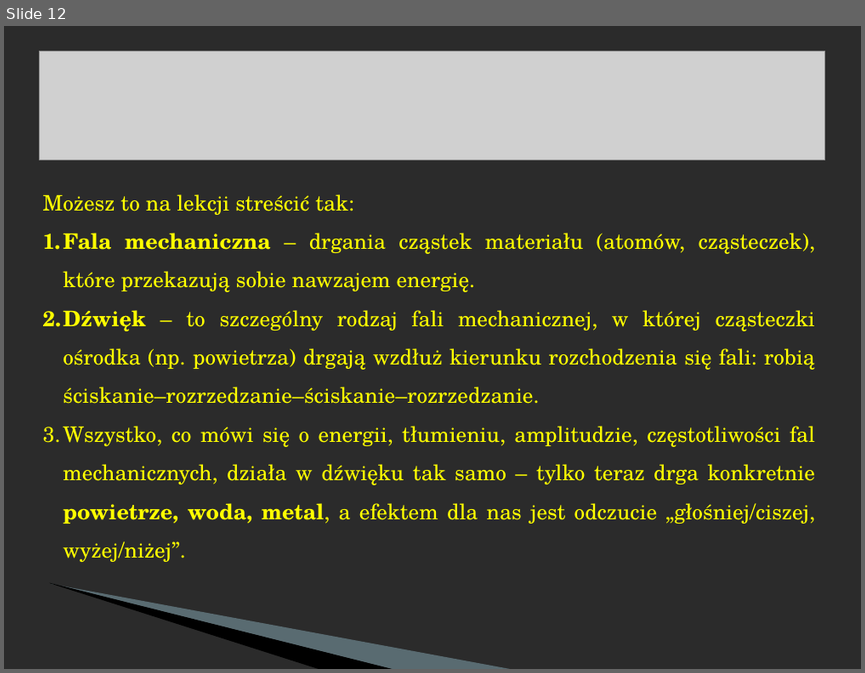
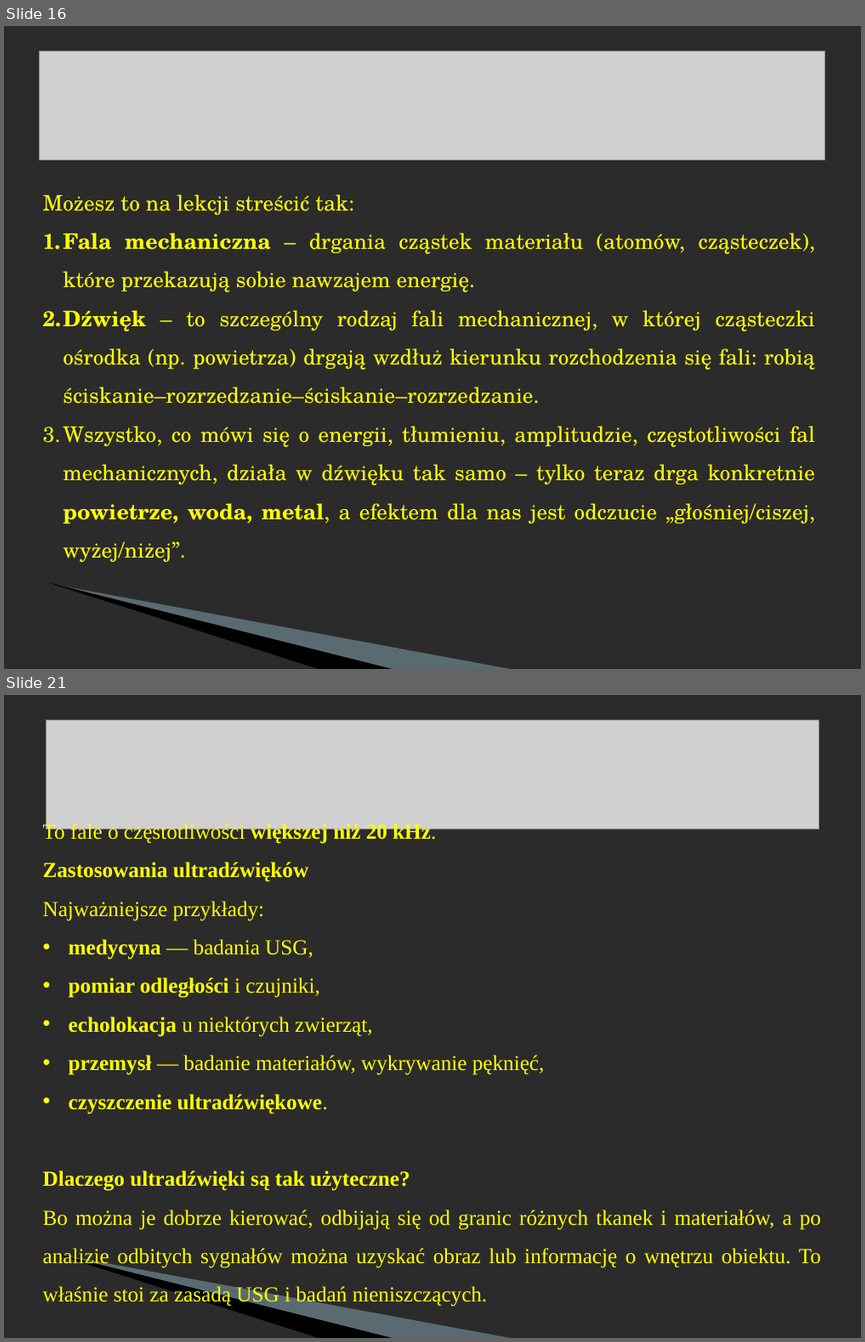
Before and after one commit to MichalMus/Fizyka-w-szkole, a slide deck: 4.Drgania i fale/4.FALE DŹWIĘKOWE – SZCZEGÓLNY PRZYPADEK FALI MECHANICZNEJ.ppt. Shown one above the other, each under a label of ours: slide 12 before the commit, slides 16 and 21 after it; the slides between them are not shown. The pictures are 865x673 and 865x1342 pixels, drawn with LibreOffice and Linux fonts; fonts in the diff are those of the drawing; grey boxes stand for pictures; background and template pictures are left out; a plain dark background stands for a picture behind light text. Boxes give left, top, right and bottom in pixels: in the first picture for what was removed or moved away, otherwise in the second. Text is boxed around its words. In the diff, an @@ line names an element or a change of style, - is before the commit and + after.

```diff
--- a/4.Drgania i fale/4.FALE DŹWIĘKOWE – SZCZEGÓLNY PRZYPADEK FALI MECHANICZNEJ.ppt
+++ b/4.Drgania i fale/4.FALE DŹWIĘKOWE – SZCZEGÓLNY PRZYPADEK FALI MECHANICZNEJ.ppt
@@ slide 21 added at (4, 695, 861, 1338), background picture (left out); not listed: 2 template elements that a slide beside it also shows @@
@@ picture added at (46, 720, 818, 828) @@
@@ text added at (43, 822, 821, 1306), 18 pt, text #FFFF00 @@
+To fale o częstotliwości większej niż 20 kHz.
+Zastosowania ultradźwięków
+Najważniejsze przykłady:
+• medycyna — badania USG,
+• pomiar odległości i czujniki,
+• echolokacja u niektórych zwierząt,
+• przemysł — badanie materiałów, wykrywanie pęknięć,
+• czyszczenie ultradźwiękowe.
+Dlaczego ultradźwięki są tak użyteczne?
+Bo można je dobrze kierować, odbijają się od granic różnych tkanek i materiałów, a po analizie odbitych sygnałów można uzyskać obraz lub informację o wnętrzu obiektu. To właśnie stoi za zasadą USG i badań nieniszczących.
@@ what was slide 12 is now slide 16 @@
```
Also in this commit, not shown: 4 slides changed, 11 other slides added, 9 other files.
